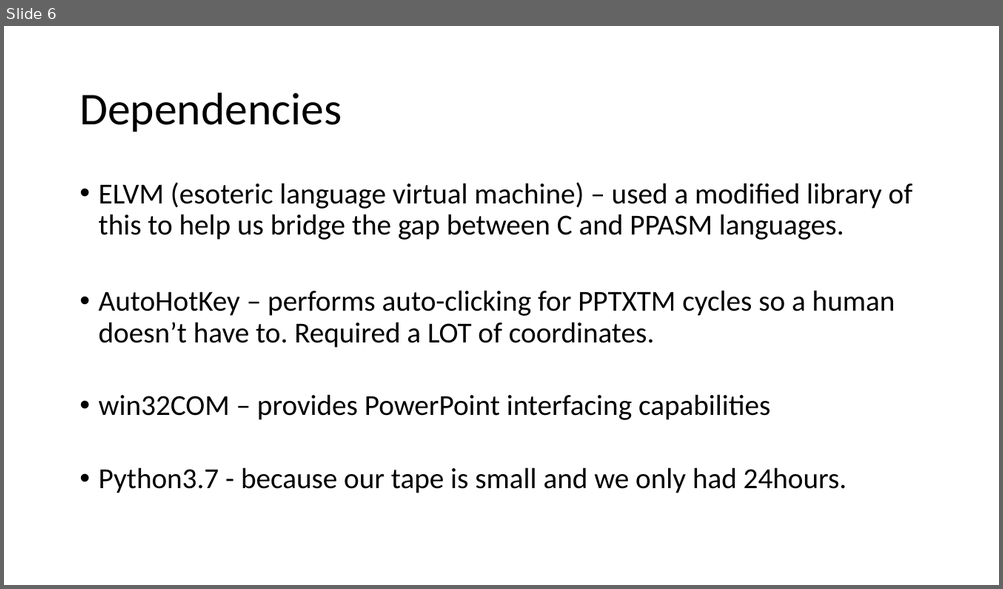
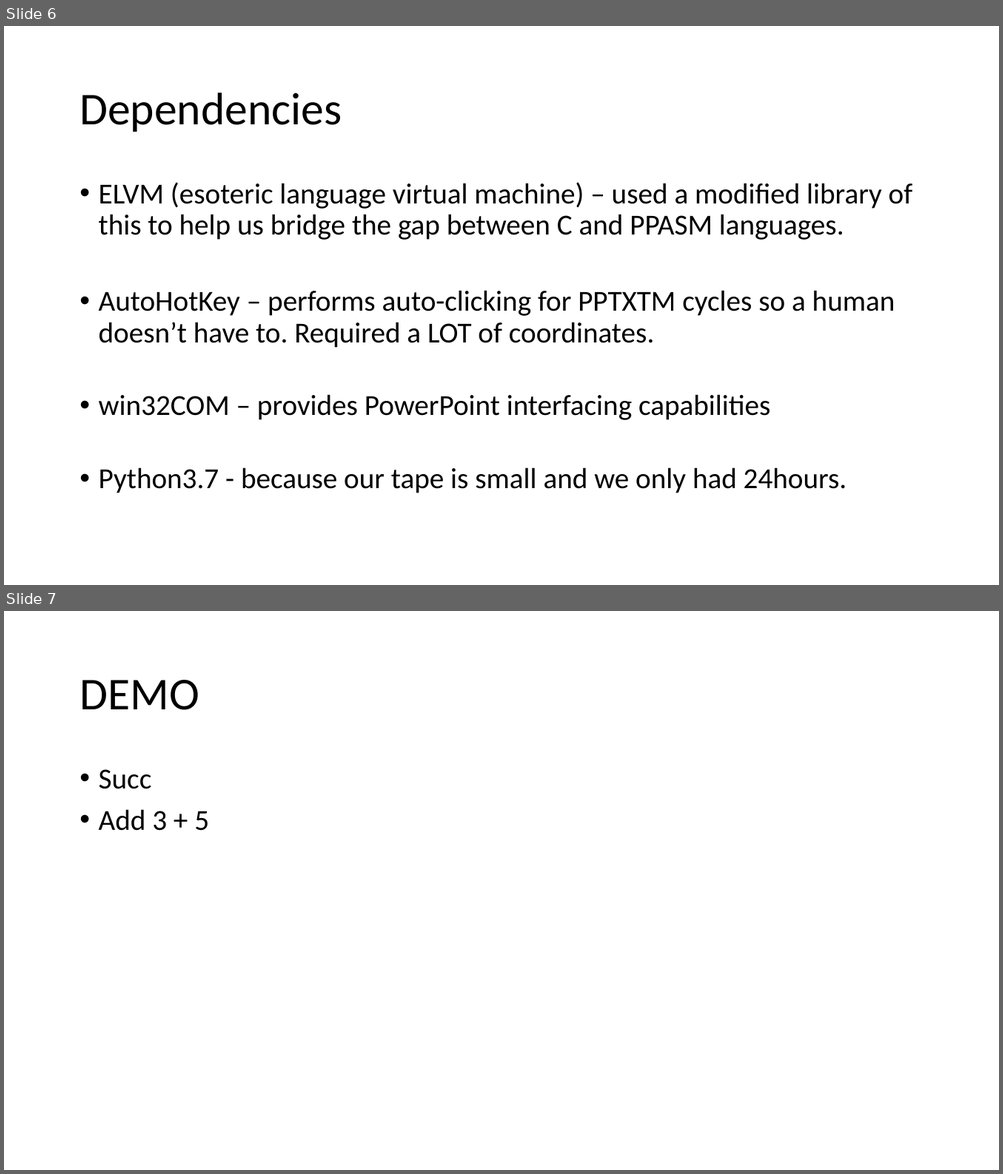
Before and after one commit to cdchoy/ppcc, a slide deck: presentation.pptx. Shown one above the other, each under a label of ours: slide 6 before the commit, slides 6 and 7 after it. The pictures are 1003x589 and 1003x1174 pixels, drawn with LibreOffice and Linux fonts; fonts in the diff are those of the drawing. Boxes give left, top, right and bottom in pixels: in the first picture for what was removed or moved away, otherwise in the second. Text is boxed around its words. In the diff, an @@ line names an element or a change of style, - is before the commit and + after.

```diff
--- a/presentation.pptx
+++ b/presentation.pptx
@@ slide 7 added at (4, 611, 999, 1170), background #FFFFFF @@
@@ title added at (79, 680, 199, 710), 44 pt, text #000000 @@
+DEMO
@@ text added at (99, 769, 209, 831), 28 pt, text #000000 @@
+• Succ
+• Add 3 + 5
```
Also in this commit, not shown: 4 slides changed, 2 slides removed.
